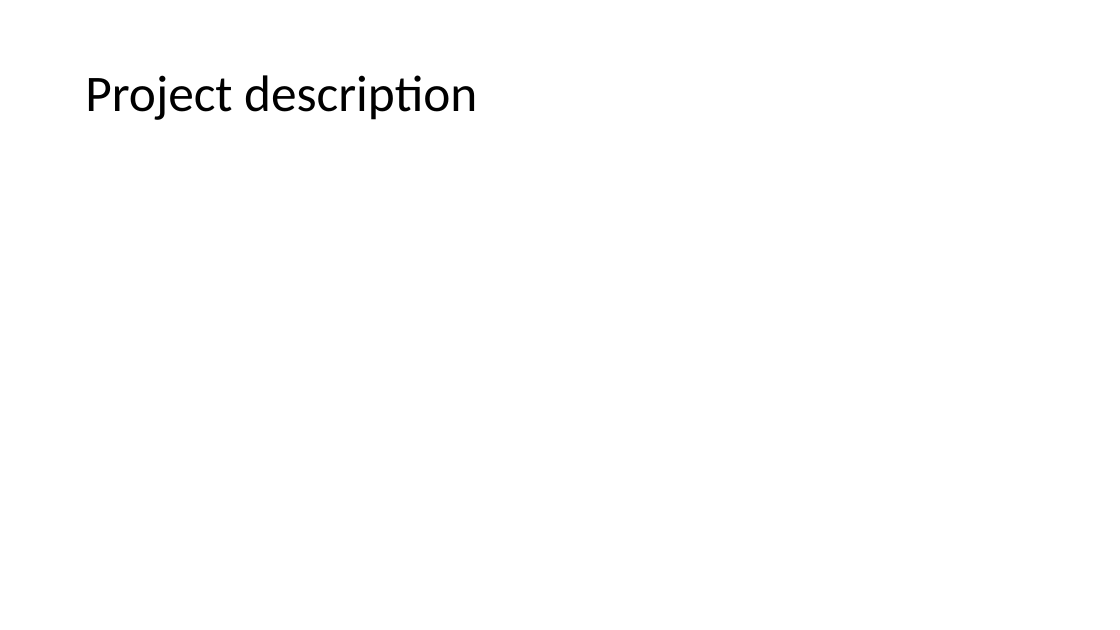
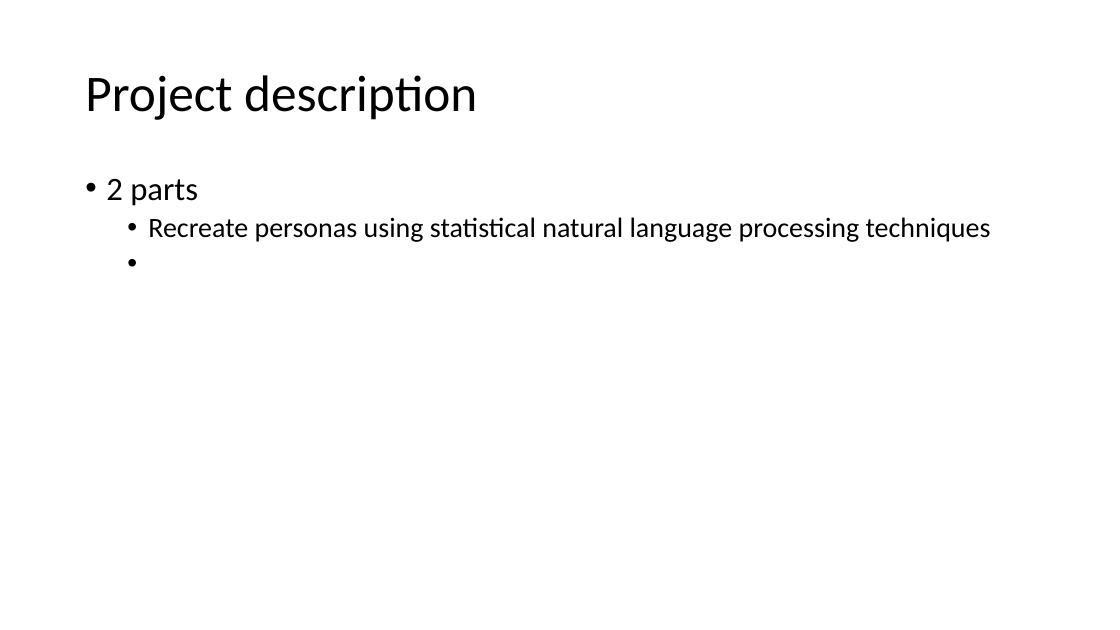
Before and after one commit to PersonaPredicta/Survey_Says..., a slide deck: slide 3 of New_personas.pptx (slide 2 before the commit). Drawn at 1120x630 pixels with LibreOffice and Linux fonts; fonts in the diff are those of the drawing. Boxes give left, top, right and bottom in pixels: in the first picture for what was removed or moved away, otherwise in the second. Text is boxed around its words. In the diff, an @@ line names an element or a change of style, - is before the commit and + after.

```diff
--- a/New_personas.pptx
+++ b/New_personas.pptx
@@ text added at [106,178,991,242], 24 pt, text #000000 @@
+• 2 parts
+  • Recreate personas using statistical natural language processing techniques
```
Also in this commit, not shown: 3 slides added.
